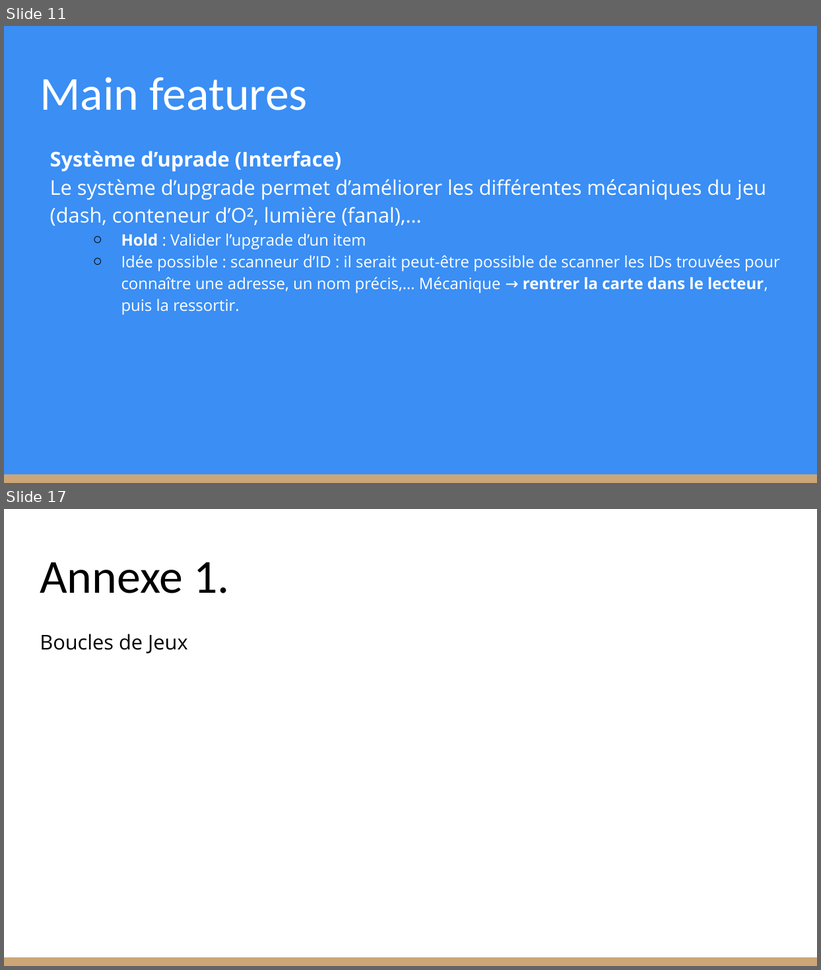
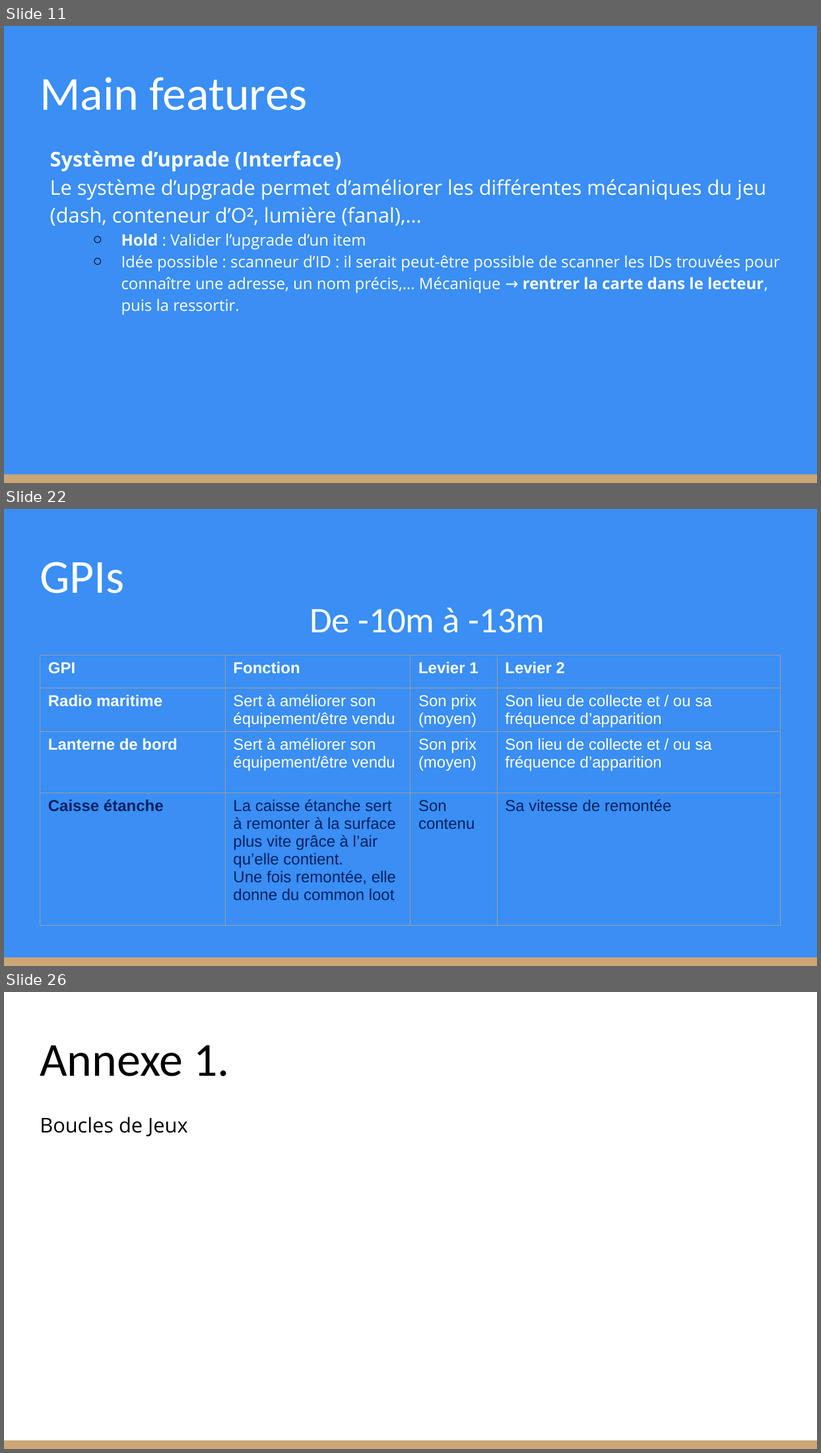
Before and after one commit to KevinBachelierBart/TPGeneraux, a slide deck: Bachelier_Kevin_SintaZaranie.pptx. Shown one above the other, each under a label of ours: slides 11 and 17 before the commit, slides 11, 22 and 26 after it; the slides between them are not shown. The pictures are 821x970 and 821x1453 pixels, drawn with LibreOffice and Linux fonts; fonts in the diff are those of the drawing. Boxes give left, top, right and bottom in pixels: in the first picture for what was removed or moved away, otherwise in the second. Text is boxed around its words. In the diff, an @@ line names an element or a change of style, - is before the commit and + after.

```diff
--- a/Bachelier_Kevin_SintaZaranie.pptx
+++ b/Bachelier_Kevin_SintaZaranie.pptx
@@ slide 22 added at box(4, 509, 817, 966), background #3A8EF4; not listed: 1 template element that a slide beside it also shows @@
@@ title added at box(40, 562, 125, 593), 42 pt, text #FFFFFF @@
+GPIs
@@ text added at box(310, 607, 545, 633), 32 pt, text #FFFFFF @@
+De -10m à -13m
@@ table added at box(40, 656, 781, 941), 4 rows, 4 columns @@
+GPI | Fonction | Levier 1 | Levier 2
+Radio maritime | Sert à améliorer son équipement/être vendu | Son prix / (moyen) | Son lieu de collecte et / ou sa fréquence d’apparition
+Lanterne de bord | Sert à améliorer son équipement/être vendu | Son prix / (moyen) | Son lieu de collecte et / ou sa fréquence d’apparition
+Caisse étanche | La caisse étanche sert à remonter à la surface plus vite grâce à l’air qu’elle contient. / Une fois remontée, elle donne du common loot | Son contenu | Sa vitesse de remontée
@@ what was slide 17 is now slide 26 @@
```
Also in this commit, not shown: 3 slides changed, 10 other slides added, 2 slides removed.
